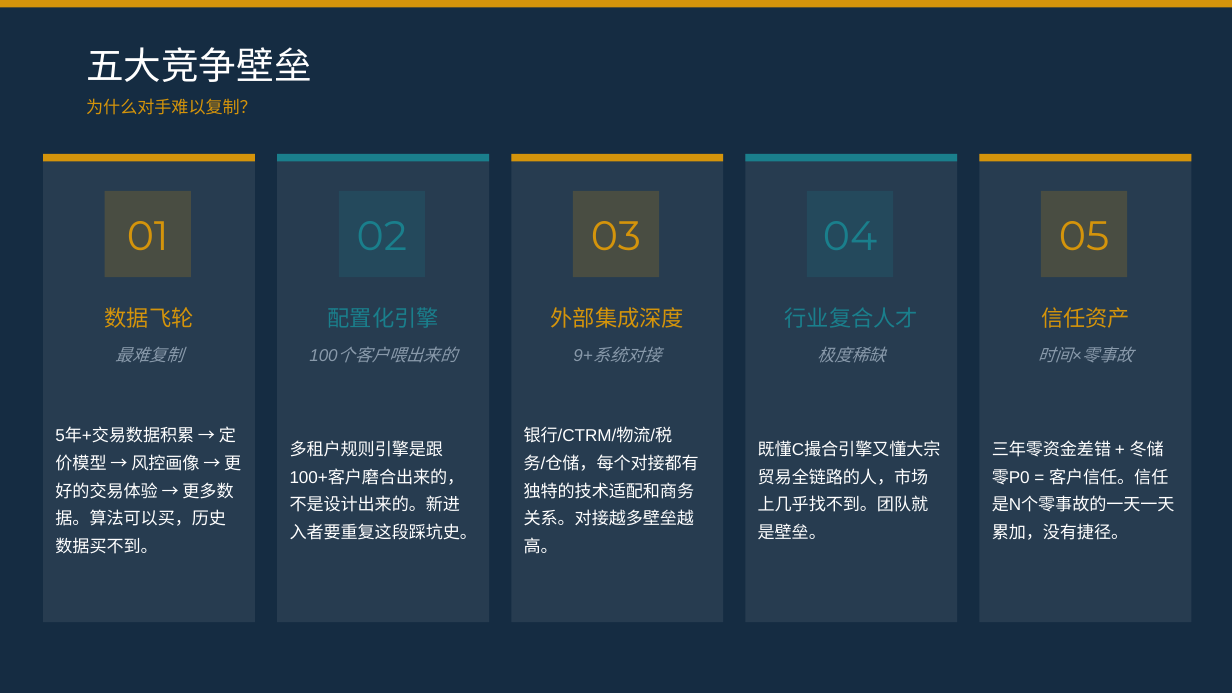
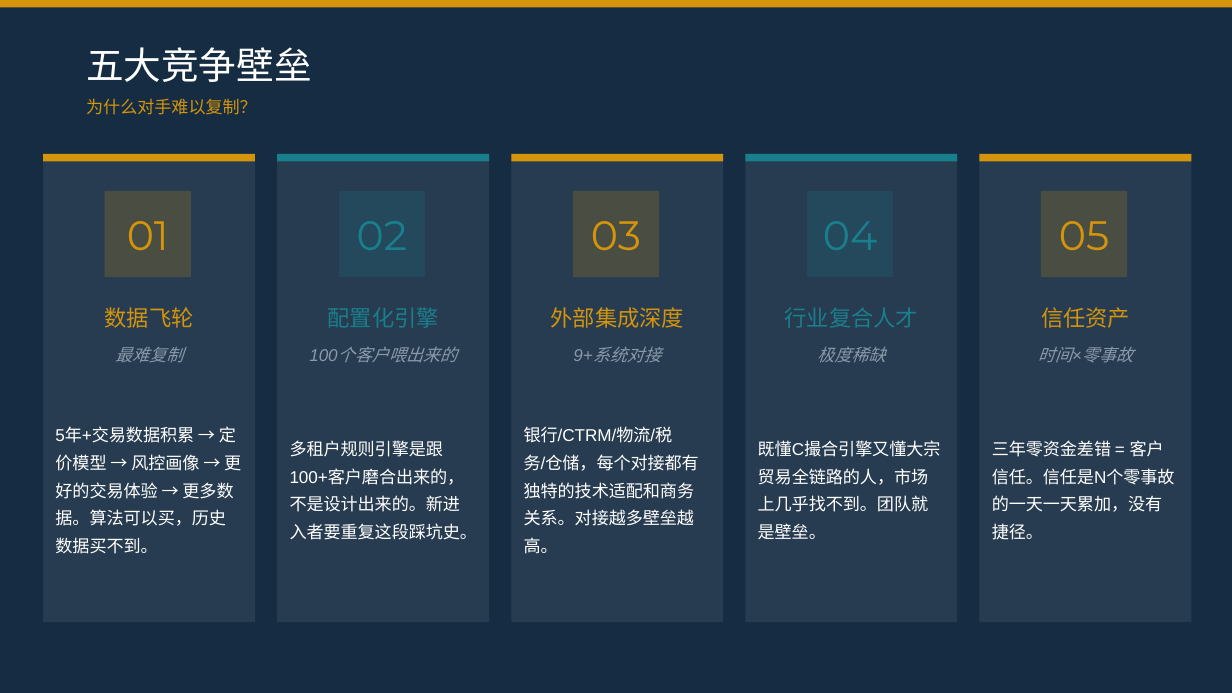
Before and after one commit to qq940043871/personal-investment-notes, a slide deck: slide 12 of 02-现货贸易/02-客户与案例/04-B2B技术经理-能力全景介绍.pptx. Drawn at 1232x693 pixels with LibreOffice and Linux fonts; fonts in the diff are those of the drawing. Boxes give left, top, right and bottom in pixels: in the first picture for what was removed or moved away, otherwise in the second. Text is boxed around its words. In the diff, an @@ line names an element or a change of style, - is before the commit and + after.

Commit message:
docs: 删除「冬储高峰连续两季零 P0」业绩表述，重导 PPT 与 PDF
- 简历/面试计划/技术管理三类文档统一移除该表述，保留 P95 200ms 等其余口径
- build-deck.mjs、build-intro.mjs 与 index.html 同步修改
- 三个 pptx 成品按新文案改写，render 目录两份 PDF 重新导出

```diff
--- a/02-现货贸易/02-客户与案例/04-B2B技术经理-能力全景介绍.pptx
+++ b/02-现货贸易/02-客户与案例/04-B2B技术经理-能力全景介绍.pptx
@@ text at [992, 440, 1175, 540]: text changed @@
-三年零资金差错 + 冬储零P0 = 客户信任。信任是N个零事故的一天一天累加，没有捷径。
+三年零资金差错 = 客户信任。信任是N个零事故的一天一天累加，没有捷径。
```
Also in this commit, not shown: 3 other slides changed, 16 other files.
